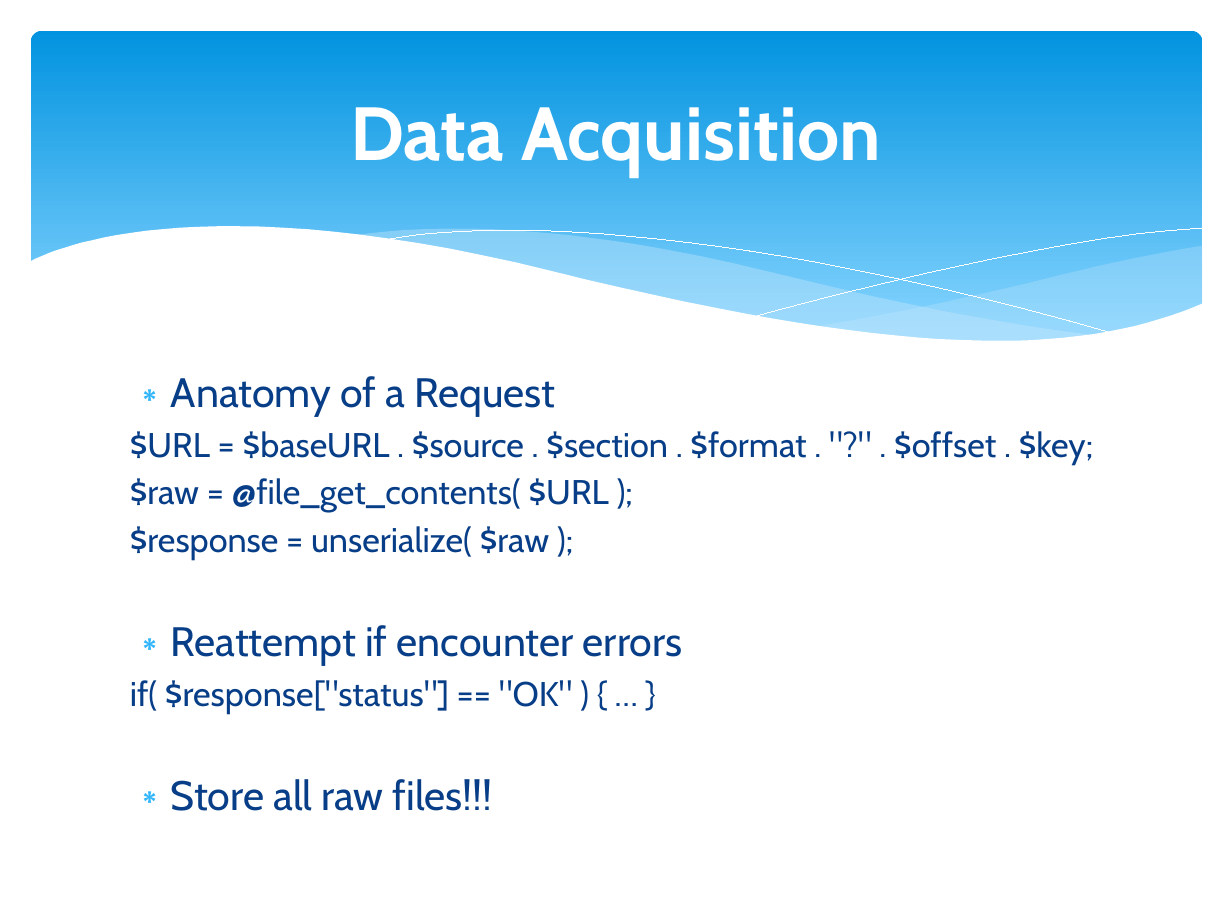
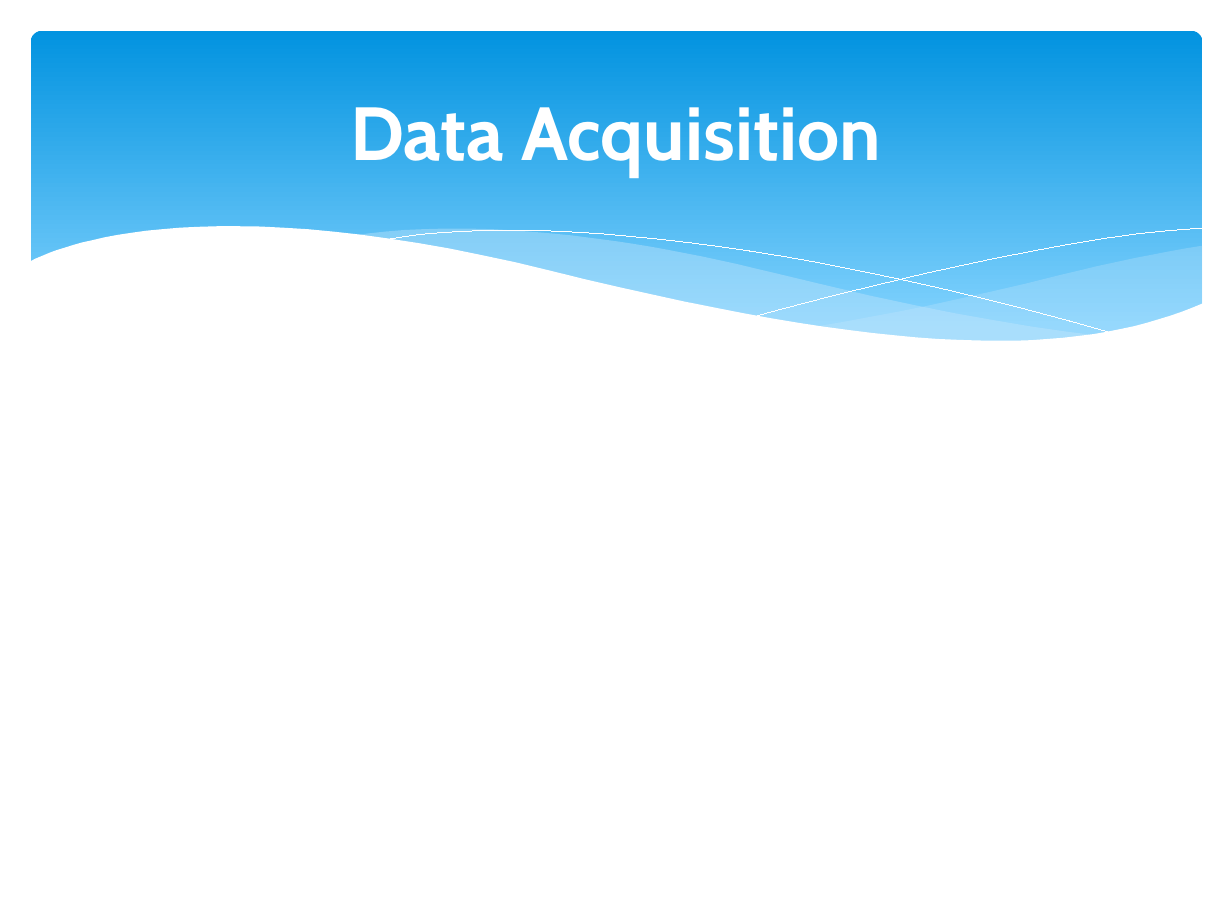
Before and after one commit to Mletter1/Challenge1, a slide deck: slide 2 of Presentation.pptx. Drawn at 1232x924 pixels with LibreOffice and Linux fonts; fonts in the diff are those of the drawing. Boxes give left, top, right and bottom in pixels: in the first picture for what was removed or moved away, otherwise in the second. Text is boxed around its words. In the diff, an @@ line names an element or a change of style, - is before the commit and + after.

```diff
--- a/Presentation.pptx
+++ b/Presentation.pptx
@@ text removed at (130,376,1093,811) @@
-∗ Anatomy of a Request
-$URL = $baseURL . $source . $section . $format . "?" . $offset . $key;
-$raw = @file_get_contents( $URL );
-$response = unserialize( $raw );
-∗ Reattempt if encounter errors
-if( $response["status"] == "OK" ) { … }
-∗ Store all raw files!!!
```
Also in this commit, not shown: 3 other slides changed, 1 slide added, 2 slides removed, 1 other file.
